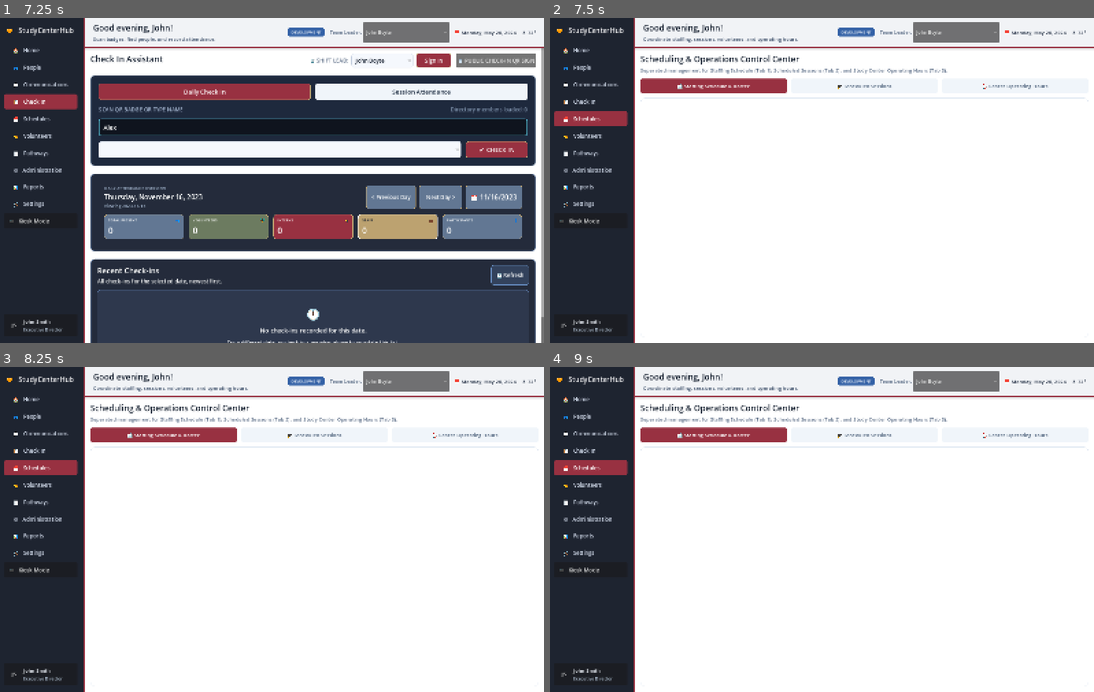
Above: before the commit, frames 1-4 (two rows, left to right).
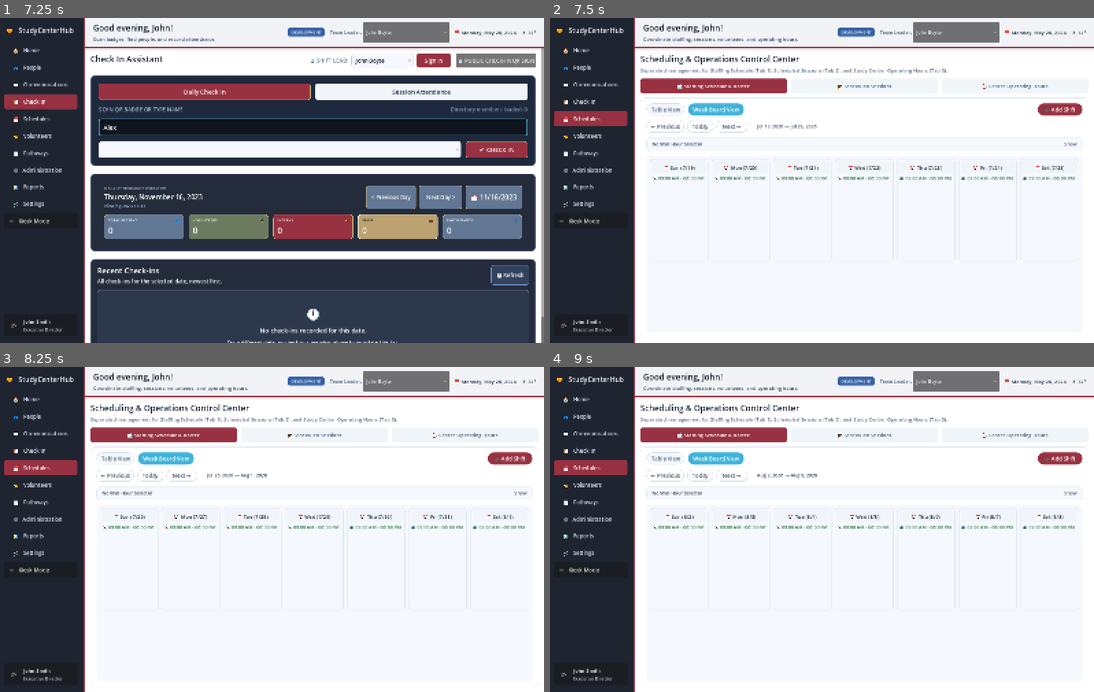
Above: after the commit, the same moments.

Repository: johnboyte/StudyCenterHub-Desktop
Game: Godot game, scene res://app/scenes/app_shell.tscn
Two runs of this game, one before a commit and one after it. Both use one fixed random seed, a clock stepped at 60 frames per second and the inputs below.
Inputs (mouse positions are in pixels of both pictures, inside the frame that each line leads up to):
- Up to frame 1 (7.25 s): click "🏠 Home" at 0.5 s; click "👥 People" at 1.25 s; click (282, 86) at 2.02 s; type "Alex" at 2.1 s; click "💬 Communications" at 2.75 s; click (315, 122) at 3.52 s; type "12" at 3.6 s; click "📋 Check In" at 4.25 s; click (315, 128) at 5.02 s; type "Alex" at 5.1 s; click "Next Day >" at 5.75 s; click "Next Day >" at 6.5 s
- Up to frame 2 (7.5 s): click "📅 Schedules" at 7.25 s
- Up to frame 3 (8.25 s): click (179, 474) at 8 s, where only the run after the commit has a clickable "Next →"
- Up to frame 4 (9 s): click (729, 474) at 8.75 s, where only the run after the commit has a clickable "Next →"

Frame 1 is identical in both runs. In frame 2, 2.4% of the frame differs, in the area x 17-98%, y 26-75%; in frame 3, 2.4%; in frame 4, 2.4%.
Error before the commit: Parse Error: Identifier "stmts" not declared in the current scope. (res://src/domain/schedules/schedules_service.gd:619)

Commit message:
style(week-board): unify background color behind day columns

Diff:
--- a/app/scenes/schedules_view.gd
+++ b/app/scenes/schedules_view.gd
@@ -1836,6 +1836,12 @@
 	dialog.popup_centered()
 
 func _render_shift_cards(container: PanelContainer, hours_data: Dictionary) -> void:
+	var main_st = StyleBoxFlat.new()
+	main_st.bg_color = Color(0.96, 0.97, 0.99, 1.0)
+	main_st.corner_radius_top_left = 10; main_st.corner_radius_top_right = 10; main_st.corner_radius_bottom_left = 10; main_st.corner_radius_bottom_right = 10
+	main_st.content_margin_left = 10; main_st.content_margin_top = 10; main_st.content_margin_right = 10; main_st.content_margin_bottom = 10
+	container.add_theme_stylebox_override("panel", main_st)
+
 	var scroll = ScrollContainer.new(); scroll.size_flags_horizontal = SIZE_EXPAND_FILL; scroll.size_flags_vertical = SIZE_EXPAND_FILL
 	var hbox = HBoxContainer.new(); hbox.size_flags_horizontal = SIZE_EXPAND_FILL; hbox.add_theme_constant_override("separation", 10)
 
@@ -3563,7 +3569,7 @@
 		main_view = view
 
 		var st = StyleBoxFlat.new()
-		st.bg_color = Color(1.0, 0.97, 0.95, 1.0) if is_target_day else Color(0.98, 0.99, 1.0, 1.0)
+		st.bg_color = Color(1.0, 0.97, 0.95, 1.0) if is_target_day else Color(0.96, 0.97, 0.99, 1.0)
 		st.border_width_left = 2 if is_target_day else 1
 		st.border_width_top = 2 if is_target_day else 1
 		st.border_width_right = 2 if is_target_day else 1
--- a/src/domain/schedules/schedules_service.gd
+++ b/src/domain/schedules/schedules_service.gd
@@ -614,6 +614,8 @@
 	# NO-OP EDIT BEHAVIOR: If no fields changed, return clean result without creating audit or outbox records
 	if changed_fields.size() == 0 and not force_fail_step:
 		return {"success": true, "error": "", "no_changes": true, "session_id": session_id, "session_uuid": session_uuid}
+
+	var stmts = []
 
 	# Statement 1: Update Session Row
 	stmts.append({
